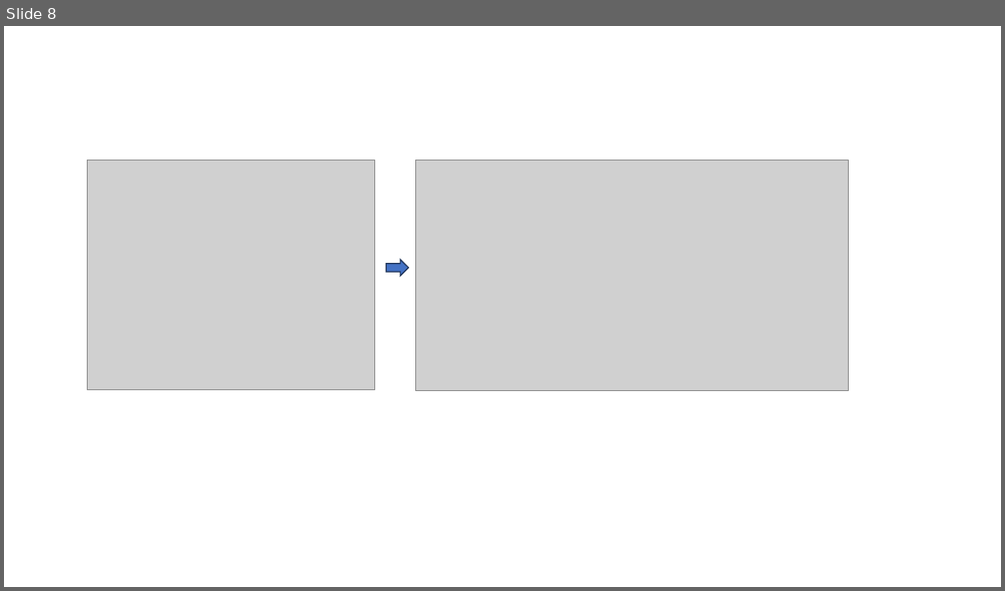
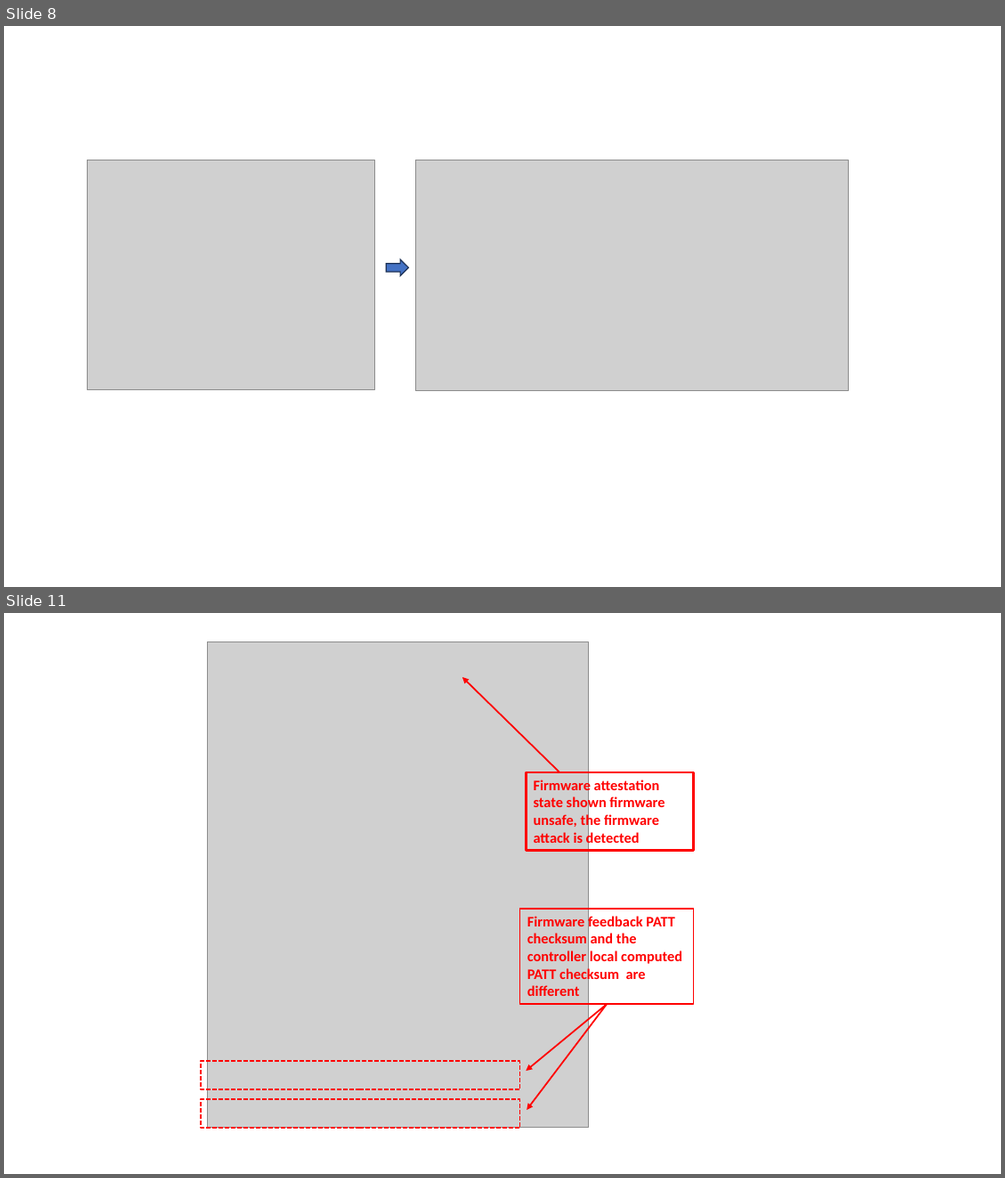
Before and after one commit to LiuYuancheng/DJI_Tello_Ctrl, a slide deck: doc/designDoc.pptx. Shown one above the other, each under a label of ours: slide 8 before the commit, slides 8 and 11 after it; the slides between them are not shown. The pictures are 1005x591 and 1005x1178 pixels, drawn with LibreOffice and Linux fonts; fonts in the diff are those of the drawing; grey boxes stand for pictures. Boxes give left, top, right and bottom in pixels: in the first picture for what was removed or moved away, otherwise in the second. Text is boxed around its words. In the diff, an @@ line names an element or a change of style, - is before the commit and + after.

```diff
--- a/doc/designDoc.pptx
+++ b/doc/designDoc.pptx
@@ slide 11 added at <box>4,613,1001,1174</box>, background #FFFFFF @@
@@ picture added at <box>208,642,589,1127</box> @@
@@ arrow added from (559, 772) to (462, 677), #FF0000 1.5 pt @@
@@ rectangle added at <box>526,772,694,850</box>, outline #FF0000 2.25 pt, 14 pt, text #FF0000, bold @@
+Firmware attestation state shown firmware unsafe, the firmware attack is detected
@@ rectangle added at <box>520,908,694,1004</box>, outline #FF0000 1.5 pt, 14 pt, text #FF0000, bold @@
+Firmware feedback PATT checksum and the controller local computed PATT checksum are different
@@ arrow added from (607, 1004) to (526, 1070), #FF0000 1.5 pt @@
@@ arrow added from (607, 1004) to (526, 1110), #FF0000 1.5 pt @@
@@ rectangle added at <box>201,1061,520,1089</box>, outline #FF0000 1.5 pt dashed @@
@@ rectangle added at <box>201,1099,520,1127</box>, outline #FF0000 1.5 pt dashed @@
```
Also in this commit, not shown: 2 other slides added, 5 other files.
